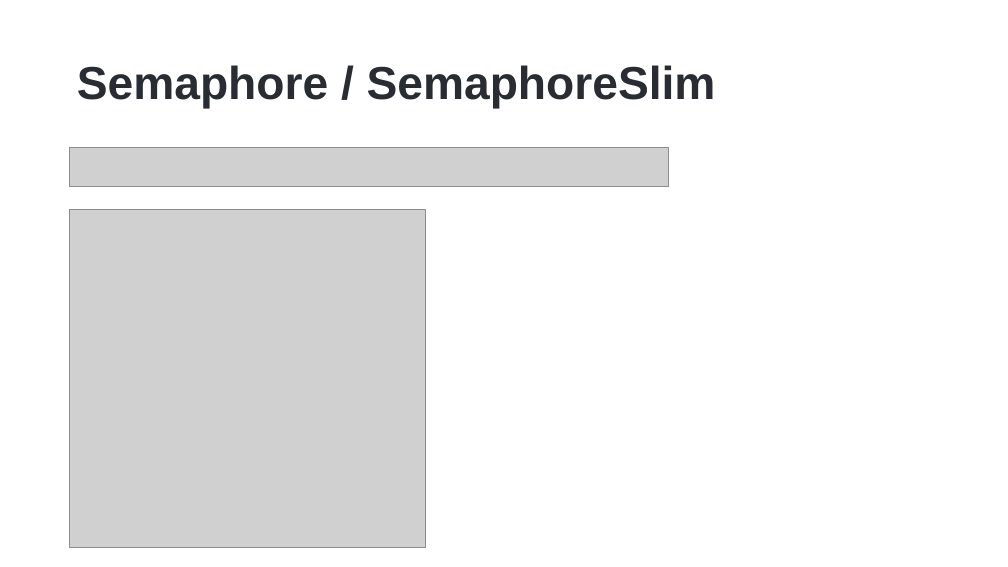
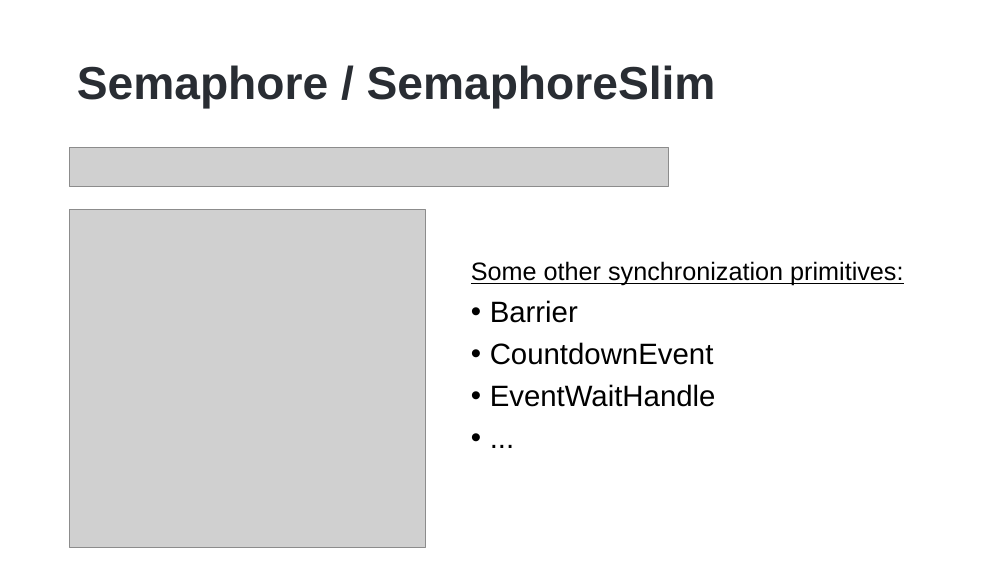
Before and after one commit to hikalkan/presentations, a slide deck: slide 15 of 2023-06-01 Dealing with Concurrency - Multi-Threading in Dotnet/Dotnet-Multi-Threading.pptx. Drawn at 1008x567 pixels with LibreOffice and Linux fonts; fonts in the diff are those of the drawing; grey boxes stand for pictures; background and template pictures are left out. Boxes give left, top, right and bottom in pixels: in the first picture for what was removed or moved away, otherwise in the second. Text is boxed around its words. In the diff, an @@ line names an element or a change of style, - is before the commit and + after.

```diff
--- a/2023-06-01 Dealing with Concurrency - Multi-Threading in Dotnet/Dotnet-Multi-Threading.pptx
+++ b/2023-06-01 Dealing with Concurrency - Multi-Threading in Dotnet/Dotnet-Multi-Threading.pptx
@@ text added at [471, 261, 903, 407], 28 pt, text #000000 @@
+Some other synchronization primitives:
+• Barrier
+• CountdownEvent
+• EventWaitHandle
+• ...
```
Also in this commit, not shown: 5 other slides changed, 1 other file.
